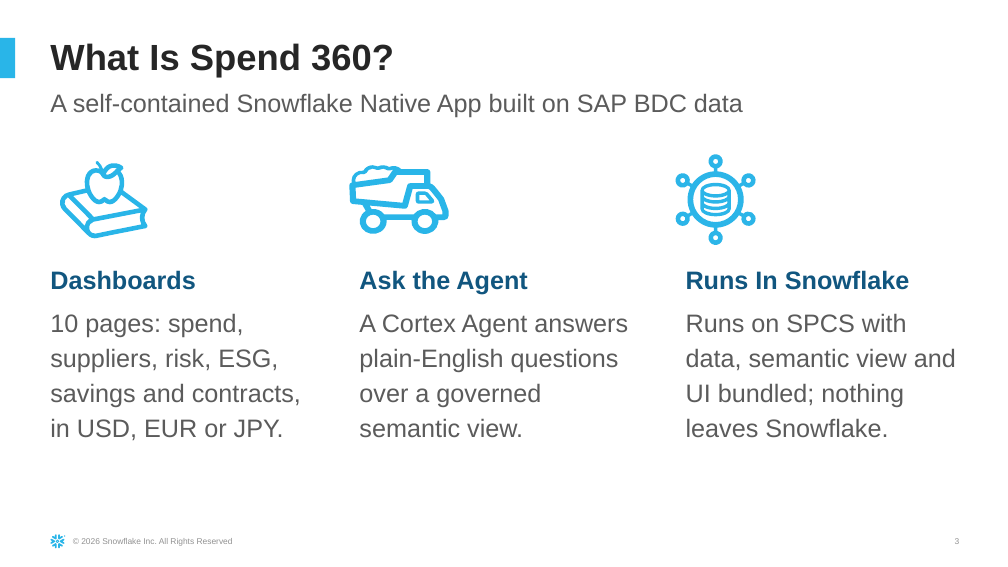
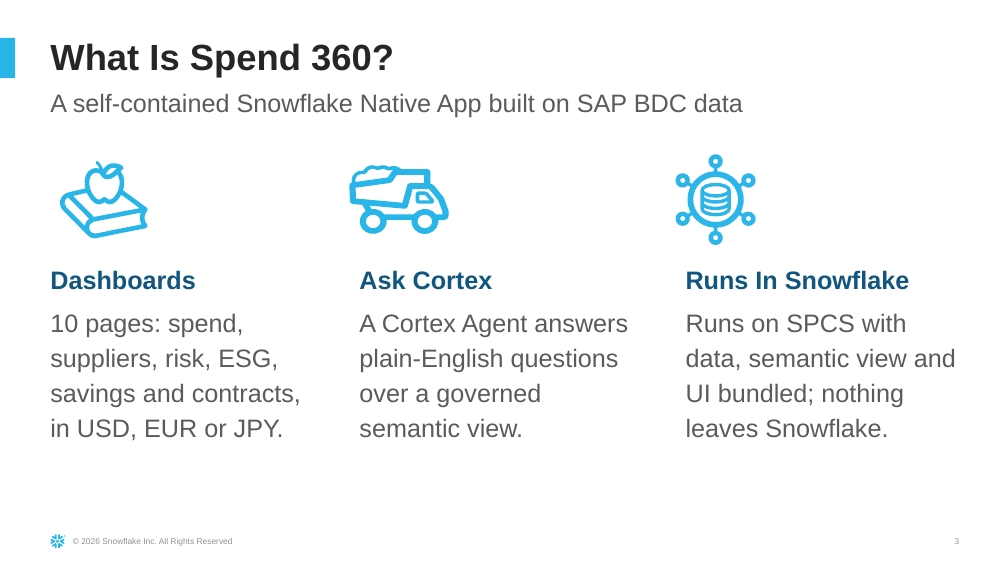
Before and after one commit to sfc-gh-dfreriks/sap-bdc-spend-360, a slide deck: slide 3 of docs/SAP_Spend_360_Demo_Guide.pptx. Drawn at 1008x567 pixels with LibreOffice and Linux fonts; fonts in the diff are those of the drawing. Boxes give left, top, right and bottom in pixels: in the first picture for what was removed or moved away, otherwise in the second. Text is boxed around its words. In the diff, an @@ line names an element or a change of style, - is before the commit and + after.

Commit message:
Regenerate presales docs for new nav; fix kit tooling
Rebuild the docx/pptx outputs and screenshots for the Ask Cortex first /
Executive Dashboard layout, and fix kit generators that still read the removed
analyst page or the old first-page assumption.

Generated with [Snowflake CoCo](https://docs.snowflake.com/en/user-guide/cortex-code/cortex-code)

```diff
--- a/docs/SAP_Spend_360_Demo_Guide.pptx
+++ b/docs/SAP_Spend_360_Demo_Guide.pptx
@@ text at (359,270,493,290): text changed @@
-Ask the Agent
+Ask Cortex
```
Also in this commit, not shown: 3 other slides changed, 3 other files.
